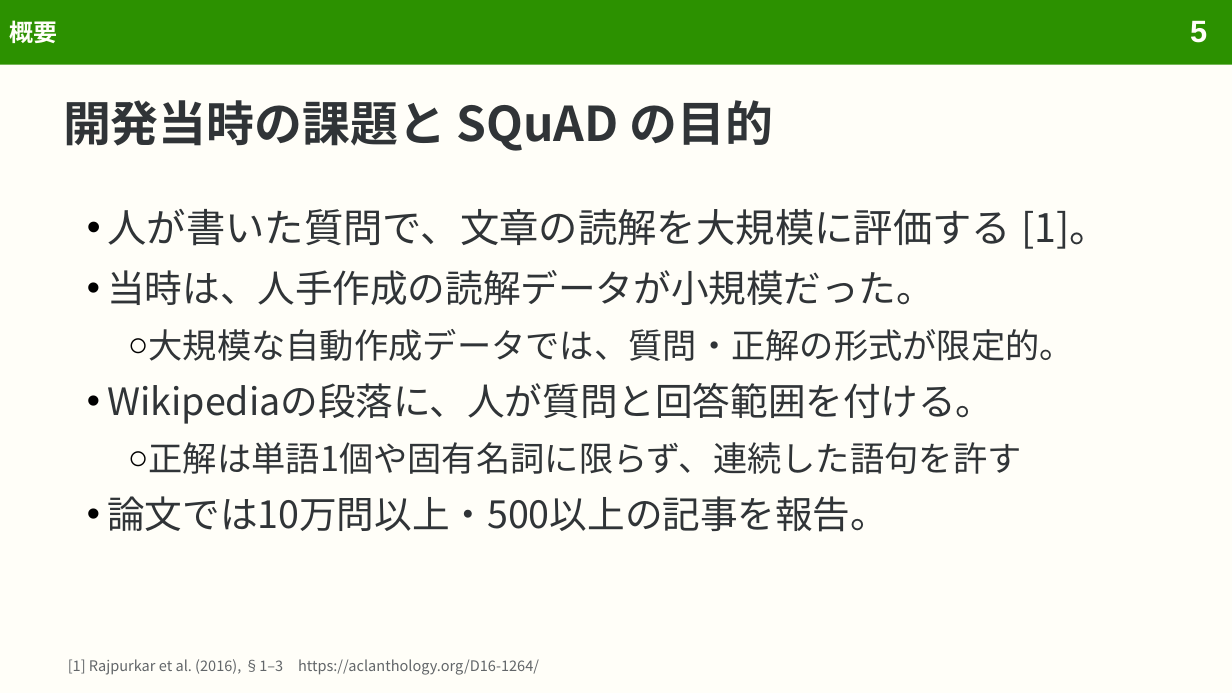
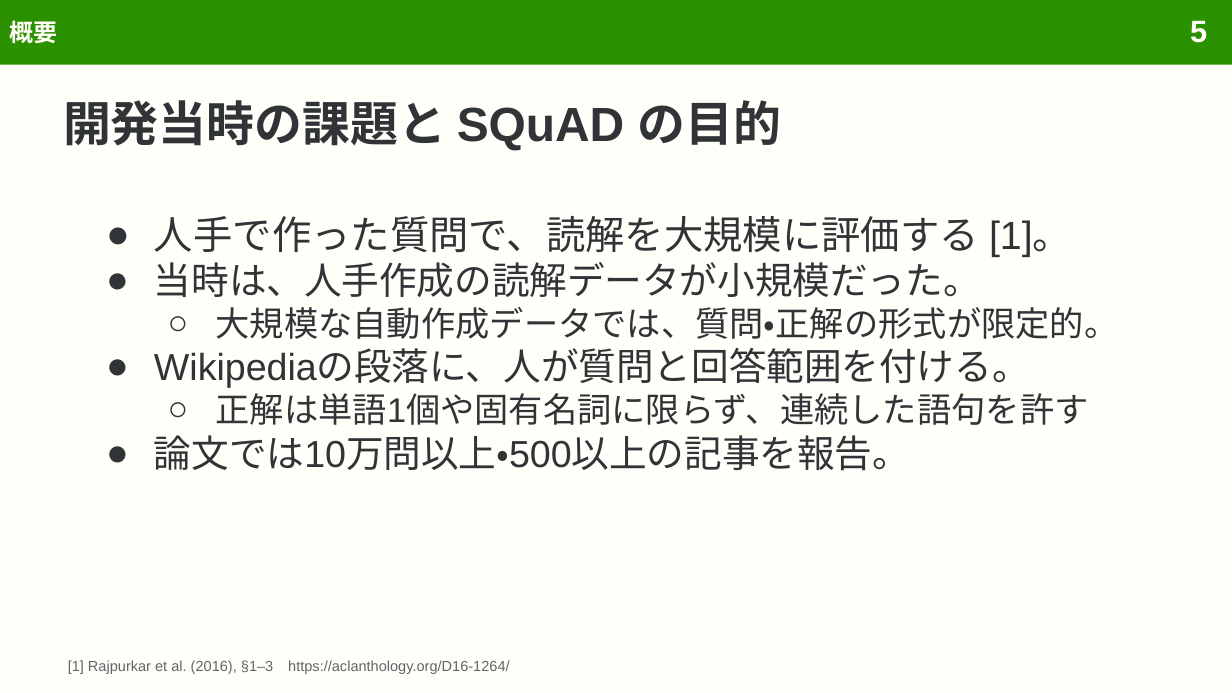
Before and after one commit to sasakiy84/datasets-in-10-minutes, a slide deck: slide 5 of slides/datasets-in-10-minutes-squad.pptx. Drawn at 1232x693 pixels with LibreOffice and Linux fonts; fonts in the diff are those of the drawing. Boxes give left, top, right and bottom in pixels: in the first picture for what was removed or moved away, otherwise in the second. Text is boxed around its words. In the diff, an @@ line names an element or a change of style, - is before the commit and + after.

```diff
--- a/slides/datasets-in-10-minutes-squad.pptx
+++ b/slides/datasets-in-10-minutes-squad.pptx
@@ title "開発当時の課題と SQuAD の目的" at <box>63,100,781,150</box>: font Noto Sans CJK JP to Arial @@
@@ text at <box>154,216,1072,257</box>: text changed; font Noto Sans CJK JP to Arial @@
-• 人が書いた質問で、文章の読解を大規模に評価する [1]。
+● 人手で作った質問で、読解を大規模に評価する [1]。
@@ text at <box>154,262,1119,471</box>: font Noto Sans CJK JP to Arial in "当時は、人手作成の読解データが小規模だった。", "大規模な自動作成データでは、質問・正解の形式が限定的。", "Wikipediaの段落に、人が質問と回答範囲を付ける。", "正解は単語1個や固有名詞に限らず、連続した語句を許す" and 1 more places; bullet • to ●; line spacing 1.13 to 1; less space between paragraphs; bullet colour #000000 to #303437; indent changed @@
@@ text "[1] Rajpurkar et al. (2016), ..." at <box>68,660,509,674</box>: font Noto Sans CJK JP to Arial @@
```
Also in this commit, not shown: 97 other slides changed, 10 other files.
